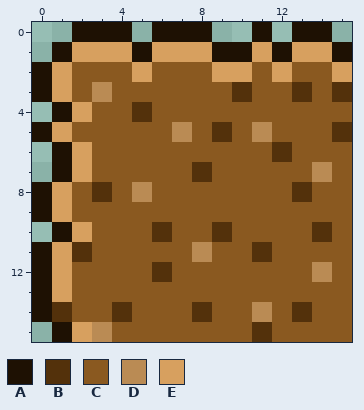
File history of a pixel-art sprite, tiles/dirt/dirt-09.png. The first picture shows the starting point.
The file is 16x16 pixels.
Palette (. is transparent): A #1e1103  B #53310b  C #8a5920  D #ba8b54  E #d7a05f
And afterwards:
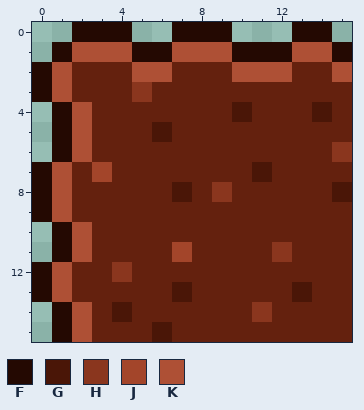
Colours new in this view: F #240902  G #4a1607  H #8a361e  J #a3452a  K #ae5035
From the commit log: Changed dirt to red earth
From old to new:
colour C: #8a5920 -> #64210e
y 0: x 2..4 AAA -> FFF; x 6..9 AAA. -> .FFF; x 11 A -> .; x 13..14 AA -> FF
y 1: x 1..15 AEEEAEEEAAEAEEA -> FKKKFFKKKFFFKKF
y 2: x 0..1 AE -> FK; x 5..6 EC -> KK; x 9..12 EECE -> CKKK; x 15 E -> K
y 3: x 0..1 AE -> FK; x 3 D -> C; x 5 C -> H; x 10 B -> C; x 13 B -> C; x 15 B -> C
y 4: x 1..2 AE -> FK; x 5 B -> C; x 10 C -> G; x 14 C -> G
y 5: x 0..2 AEC -> .FK; x 6..7 CD -> GC; x 9 B -> C; x 11 D -> C; x 15 B -> C
y 6: x 1..2 AE -> FK; x 12 B -> C; x 15 C -> H
y 7: x 0..3 .AEC -> FKCJ; x 8 B -> C; x 11 C -> G; x 14 D -> C
y 8: x 0..1 AE -> FK; x 3 B -> C; x 5 D -> C; x 7 C -> G; x 9 C -> H; x 13 B -> C; x 15 C -> G
y 9: x 0..1 AE -> FK
y 10: x 1..2 AE -> FK; x 6 B -> C; x 9 B -> C; x 14 B -> C
y 11: x 0..2 AEB -> .FK; x 7..8 CD -> JC; x 11..12 BC -> CH
y 12: x 0..1 AE -> FK; x 4 C -> H; x 6 B -> C; x 14 D -> C
y 13: x 0..1 AE -> FK; x 7 C -> G; x 13 C -> G
y 14: x 0..2 ABC -> .FK; x 4 B -> G; x 8 B -> C; x 11 D -> H; x 13 B -> C
y 15: x 1..3 AED -> FKC; x 6 C -> G; x 11 B -> C
Boxes around the changes in both pictures, in picture pixels (x1, y1, x2, y2):
changed: (32, 22, 352, 342)
